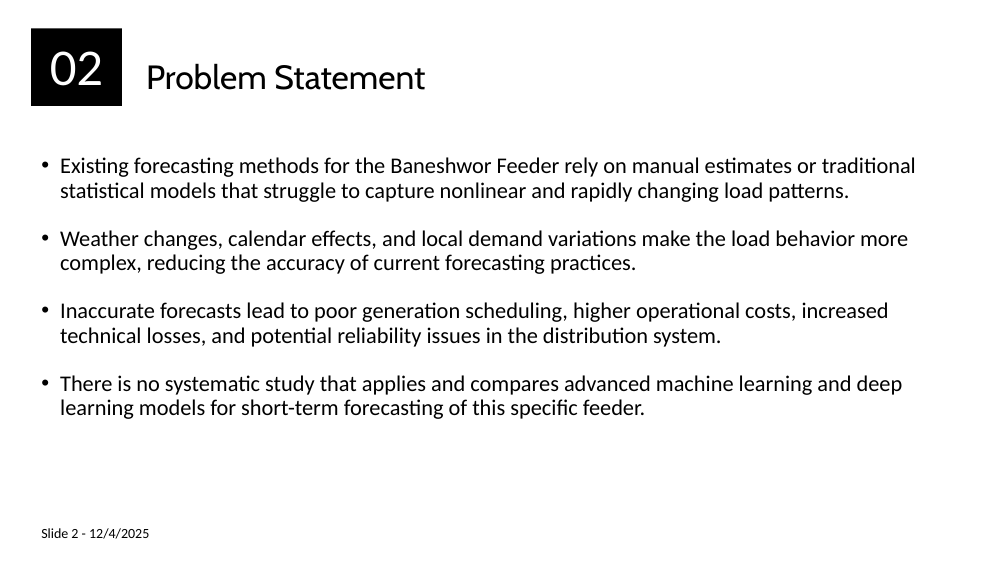
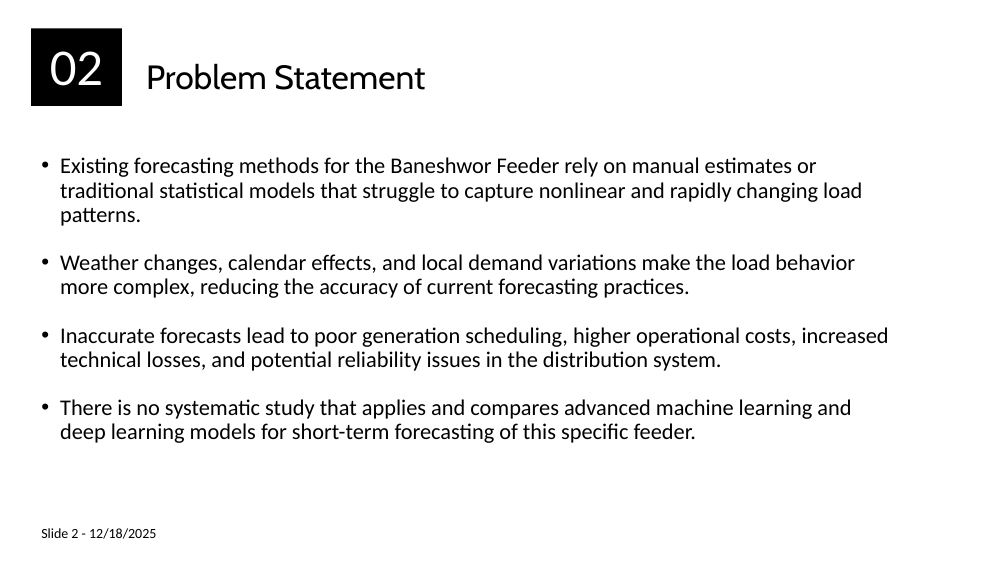
Before and after one commit to haitomnsg/feeder, a slide deck: slide 5 of documentation/MW Load Presenation Final.pptx (slide 4 before the commit). Drawn at 1008x567 pixels with LibreOffice and Linux fonts; fonts in the diff are those of the drawing. Boxes give left, top, right and bottom in pixels: in the first picture for what was removed or moved away, otherwise in the second. Text is boxed around its words. In the diff, an @@ line names an element or a change of style, - is before the commit and + after.

```diff
--- a/documentation/MW Load Presenation Final.pptx
+++ b/documentation/MW Load Presenation Final.pptx
@@ subtitle "Existing forecasting methods for the ..." rewrapped from <box>60,157,916,419</box> to <box>60,157,889,443</box> @@
@@ text at <box>41,528,156,539</box>: text changed @@
-Slide 2 - 12/4/2025
+Slide 2 - 12/18/2025
```
Also in this commit, not shown: 16 other slides changed, 7 slides added, 4 slides removed, 3 other files.
